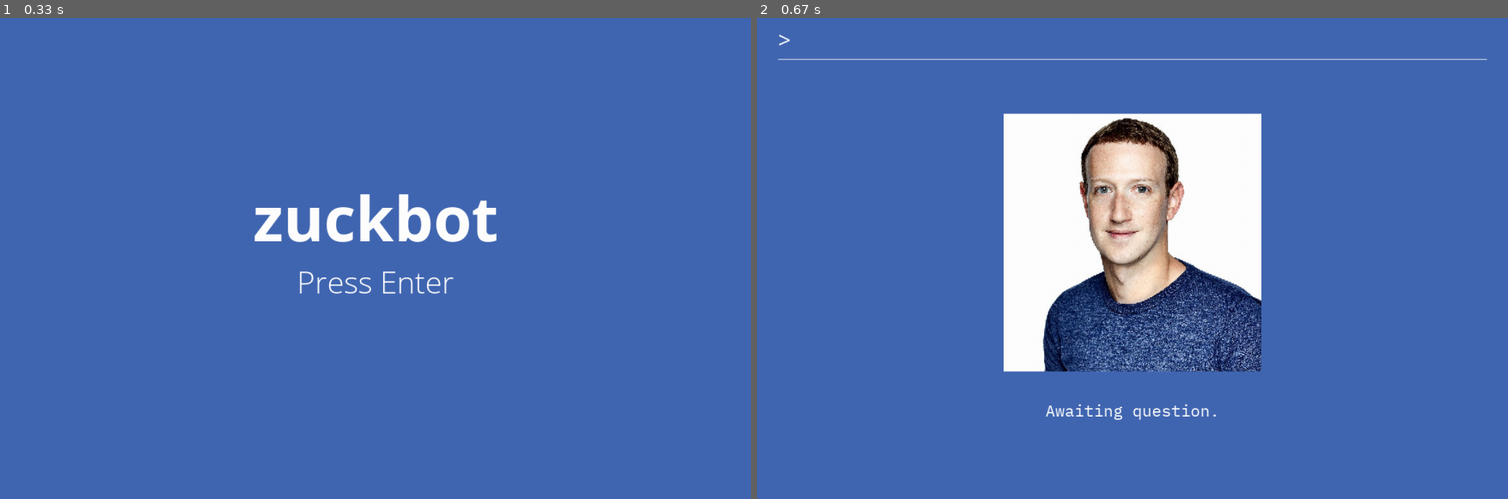
Above: before the commit, frames 1-2 (left to right).
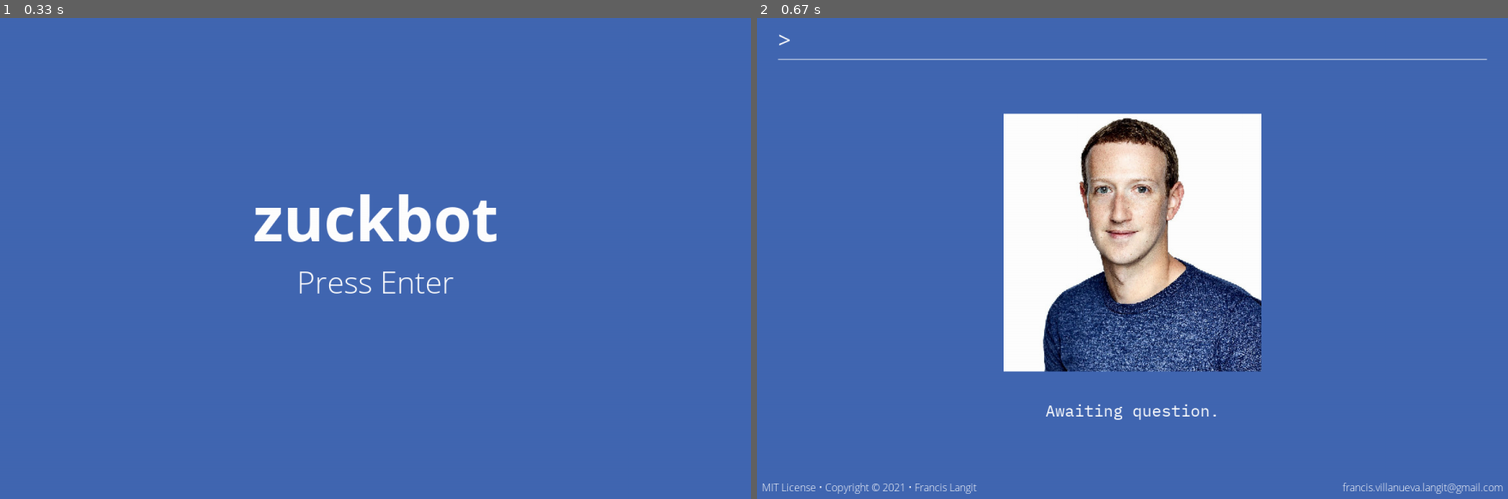
Above: after the commit, the same moments.

Repository: FrancisLangit/zuckbot
Game: pygame game, started from zuckbot/main.py
Same seed, same stepped clock (60 frames per second), same inputs: the game is played once before the commit and once after it.
Inputs:
- Up to frame 1 (0.33 s): no input
- Up to frame 2 (0.67 s): tap Enter at 0.33 s

Frame 1 is identical in both runs. In frame 2, 0.3% of the frame differs, in the area x 0-100%, y 96-99%.

Commit message:
Add footer text to Game Screen gamestate

Diff:
--- a/zuckbot/gamestates/game_screen.py
+++ b/zuckbot/gamestates/game_screen.py
@@ -2,6 +2,7 @@
 
 from .objects.question_input import Question_Input
 from .objects.zuckbot import Zuckbot
+from .objects.footer import Footer
 
 
 class Game_Screen:
@@ -17,6 +18,7 @@
 
         self.question_input = Question_Input(self)
         self.zuckbot = Zuckbot(self)
+        self.footer = Footer(self)
 
         self.is_running = False
 
@@ -67,5 +69,6 @@
 
             self.question_input.blitme()
             self.zuckbot.blitme()
+            self.footer.blitme()
 
             pygame.display.flip()
--- /dev/null
+++ b/zuckbot/gamestates/objects/footer.py
@@ -0,0 +1,73 @@
+import pygame
+
+
+class Footer:
+
+
+    def __init__(self, gamestate):
+        self.parent = gamestate
+        self.settings = gamestate.settings
+        self.screen = gamestate.screen
+        self.screen_rect = gamestate.screen_rect
+
+        self.copyright_text = _Footer_Text(
+            self,
+            'MIT License • Copyright © 2021 • Francis Langit',
+            {'bottomleft': self.screen_rect.bottomleft},
+            25,
+            -20
+        )
+        self.email_text = _Footer_Text(
+            self,
+            'francis.villanueva.langit@gmail.com',
+            {'bottomright': self.screen_rect.bottomright},
+            -25,
+            -20
+        )
+
+
+    def blitme(self):
+        self.copyright_text.blitme()
+        self.email_text.blitme()
+
+
+
+class _Footer_Text:
+
+
+    def __init__(self, parent, text, rect_alignment, x_offset, y_offset):
+        self.parent = parent
+        self.settings = parent.settings
+        self.screen = parent.screen
+
+        self.text = text
+        self.rect_alignment = rect_alignment
+        self.x_offset = x_offset
+        self.y_offset = y_offset
+
+        self.image = self._get_image()
+        self.image_rect = self._get_image_rect()
+
+
+    def _get_image(self):
+        font = pygame.font.Font(
+            self.settings.font_light_filename,
+            16,
+        )
+        font_image = font.render(
+            self.text,
+            True,
+            self.settings.font_color,
+        )
+        return font_image
+
+
+    def _get_image_rect(self):
+        image_rect = self.image.get_rect(**self.rect_alignment)
+        image_rect.x += self.x_offset
+        image_rect.y += self.y_offset
+        return image_rect
+
+
+    def blitme(self):
+        self.screen.blit(self.image, self.image_rect)
Empty file added: zuckbot/gamestates/objects/text.py
